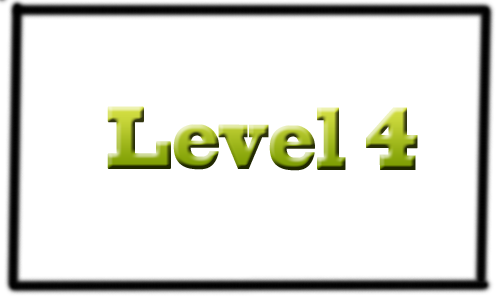
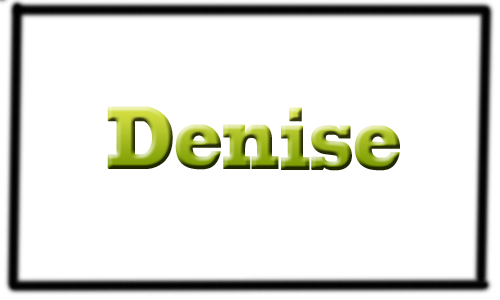
Revision of a layered 500 x 300 image; what changed, layer by layer:
renamed "Level 4" to "Denise", painted on it over [107, 106, 418, 171]
